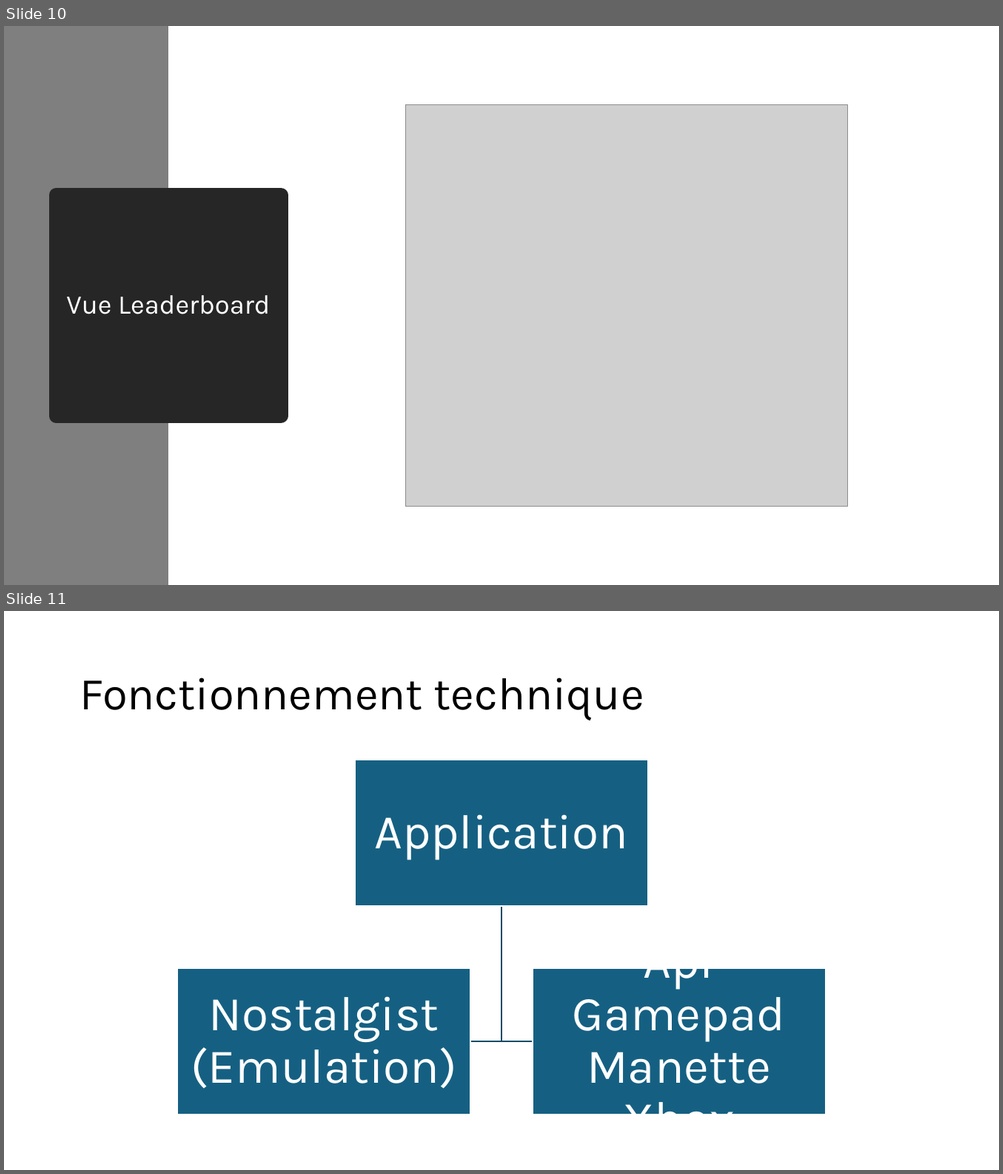
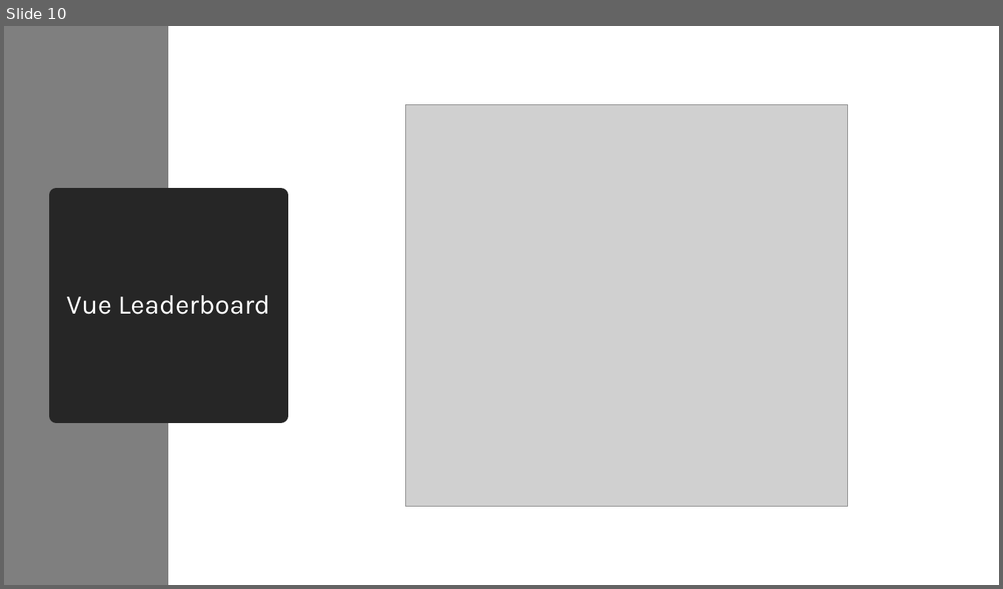
Before and after one commit to Barras-Matias-emf/306-G2-ArcadiaBox, a slide deck: documentation/ArcadiaboxPresentation.pptx. Shown one above the other, each under a label of ours: slides 10 and 11 before the commit, slide 10 after it. The pictures are 1003x1174 and 1003x589 pixels, drawn with LibreOffice and Linux fonts; fonts in the diff are those of the drawing; grey boxes stand for pictures. Boxes give left, top, right and bottom in pixels: in the first picture for what was removed or moved away, otherwise in the second. Text is boxed around its words. In the diff, an @@ line names an element or a change of style, - is before the commit and + after.

```diff
--- a/documentation/ArcadiaboxPresentation.pptx
+++ b/documentation/ArcadiaboxPresentation.pptx
@@ slide 11 removed at (4,611,999,1170), background #FFFFFF @@
@@ title removed at (79,678,644,721) @@
-Fonctionnement technique
@@ group removed at (177,760,825,1116): 3 rectangles, 3 texts, 2 freeform shapes @@
-Application
-Nostalgist (Emulation)
-Api Gamepad Manette Xbox
```
Also in this commit, not shown: 3 slides changed, 7 slides added, 2 other slides removed, 5 other files.
